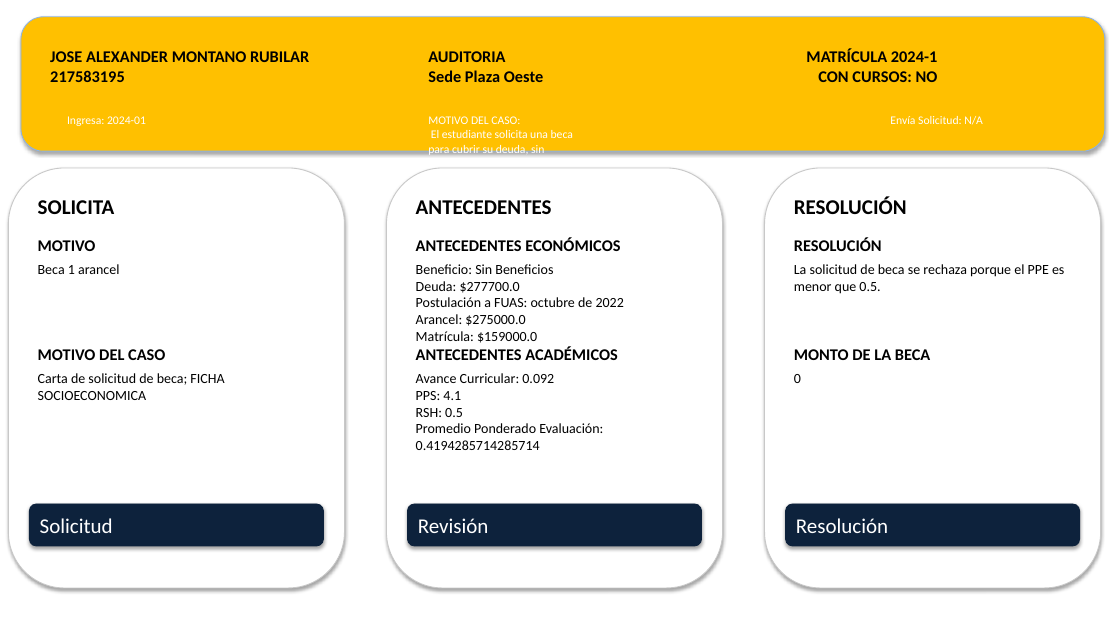
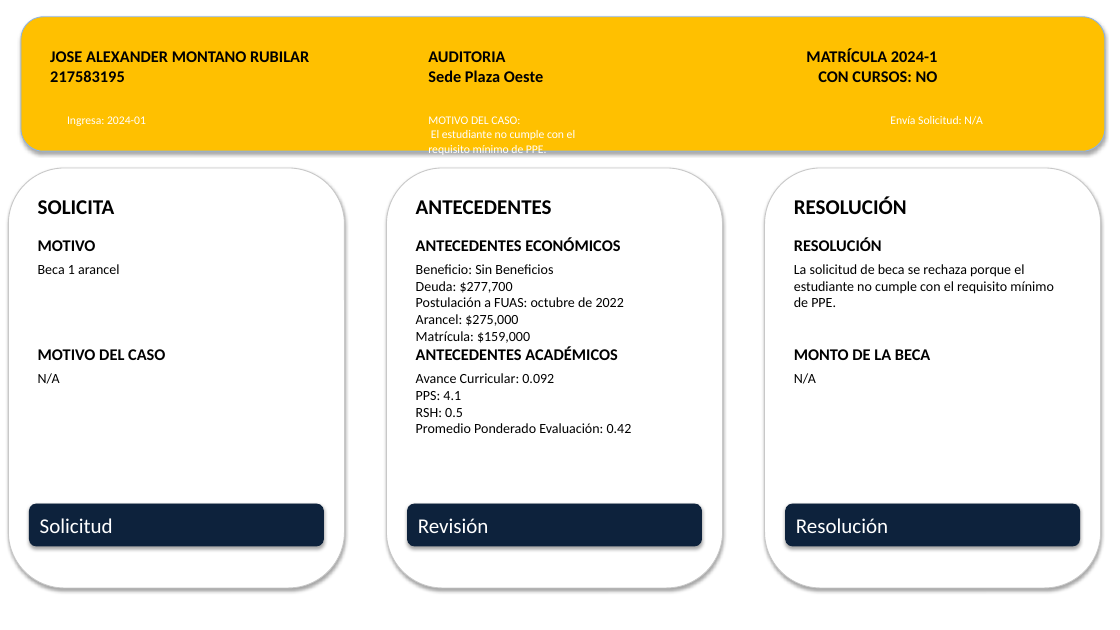
Before and after one commit to davidtroncosop/revdoc_ppt, a slide deck: slide 1 of propuestas_resolucion.pptx. Drawn at 1120x630 pixels with LibreOffice and Linux fonts; fonts in the diff are those of the drawing. Boxes give left, top, right and bottom in pixels: in the first picture for what was removed or moved away, otherwise in the second. Text is boxed around its words. In the diff, an @@ line names an element or a change of style, - is before the commit and + after.

```diff
--- a/propuestas_resolucion.pptx
+++ b/propuestas_resolucion.pptx
@@ text at [428, 116, 575, 156]: text changed @@
-MOTIVO DEL CASO:
-El estudiante solicita una beca para cubrir su deuda, sin embargo, no cumple con el requisito mínimo en el PPE.
+MOTIVO DEL CASO:
+El estudiante no cumple con el requisito mínimo de PPE.
@@ text at [794, 264, 1053, 307]: text changed @@
-La solicitud de beca se rechaza porque el PPE es menor que 0.5.
+La solicitud de beca se rechaza porque el estudiante no cumple con el requisito mínimo de PPE.
@@ text at [416, 281, 513, 293]: text changed @@
-Deuda: $277700.0
+Deuda: $277,700
@@ text at [416, 314, 530, 343]: text changed @@
-Arancel: $275000.0
-Matrícula: $159000.0
+Arancel: $275,000
+Matrícula: $159,000
@@ text at [38, 373, 60, 384]: text changed @@
-Carta de solicitud de beca; FICHA SOCIOECONOMICA
+N/A
@@ text at [794, 373, 816, 384]: text changed @@
-0
+N/A
@@ text at [416, 423, 632, 433]: text changed @@
-Promedio Ponderado Evaluación: 0.4194285714285714
+Promedio Ponderado Evaluación: 0.42
```
Also in this commit, not shown: 28 slides removed, 2 other files.
